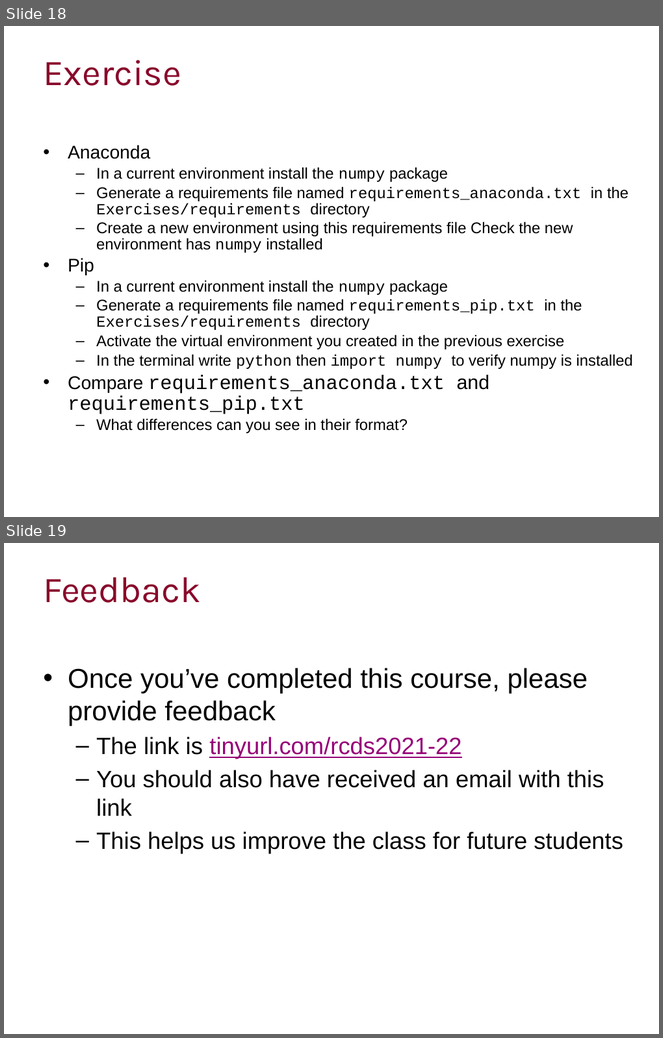
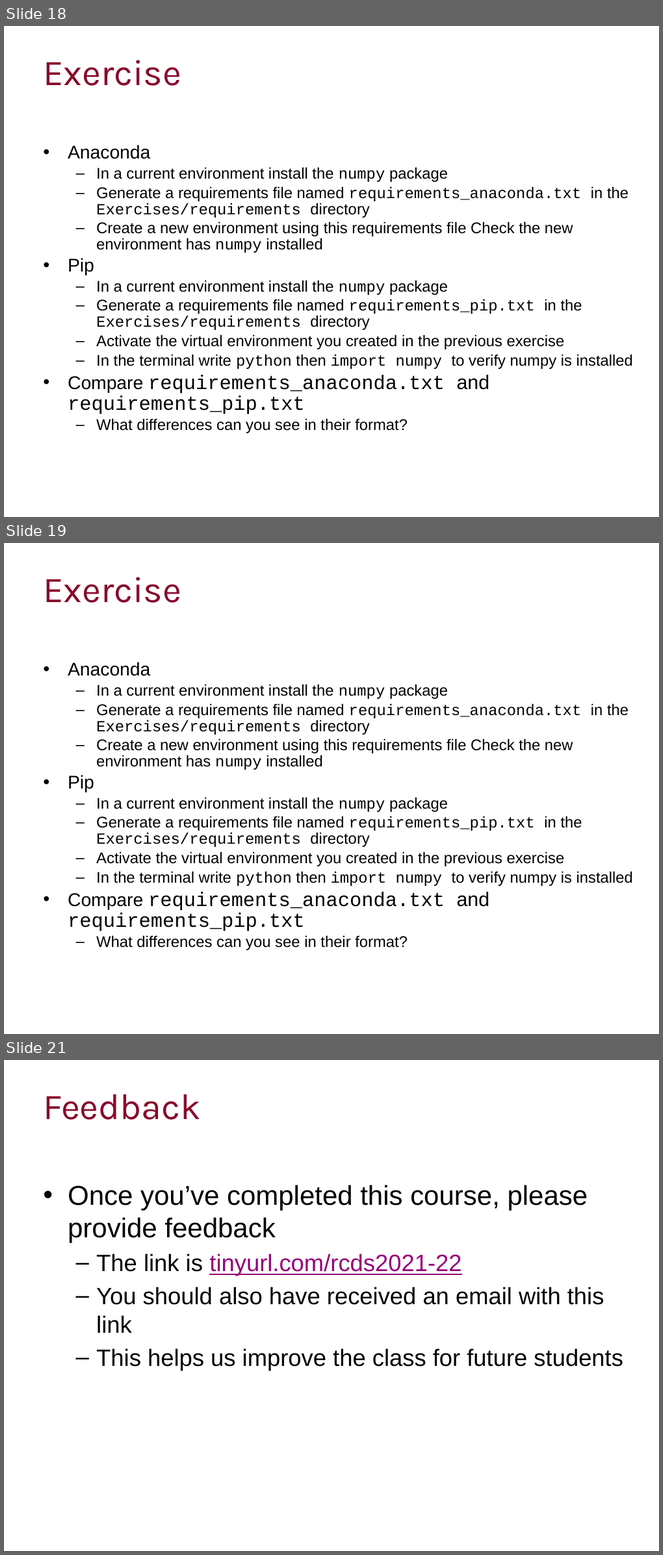
Before and after one commit to ImperialCollegeLondon/RCDS-managing-and-running-python-effectively, a slide deck: Managing and Running Python Effectively.pptx. Shown one above the other, each under a label of ours: slides 18 and 19 before the commit, slides 18, 19 and 21 after it; the slides between them are not shown. The pictures are 663x1038 and 663x1555 pixels, drawn with LibreOffice and Linux fonts; fonts in the diff are those of the drawing; background and template pictures are left out. Boxes give left, top, right and bottom in pixels: in the first picture for what was removed or moved away, otherwise in the second. Text is boxed around its words. In the diff, an @@ line names an element or a change of style, - is before the commit and + after.

```diff
--- a/Managing and Running Python Effectively.pptx
+++ b/Managing and Running Python Effectively.pptx
@@ slide 19 added at (4, 543, 659, 1034), background #FFFFFF @@
@@ title added at (43, 577, 181, 603), 40 pt, text #89092B @@
+Exercise
@@ text added at (68, 662, 633, 951), 17.1 pt, text #000000 @@
+• Anaconda
+  – In a current environment install the numpy package
+  – Generate a requirements file named requirements_anaconda.txt in the Exercises/requirements directory
+  – Create a new environment using this requirements file Check the new environment has numpy installed
+• Pip
+  – In a current environment install the numpy package
+  – Generate a requirements file named requirements_pip.txt in the Exercises/requirements directory
+  – Activate the virtual environment you created in the previous exercise
+  – In the terminal write python then import numpy to verify numpy is installed
+• Compare requirements_anaconda.txt and requirements_pip.txt
+  – What differences can you see in their format?
@@ what was slide 19 is now slide 21 @@
```
Also in this commit, not shown: 1 slide changed, 1 other slide added.
